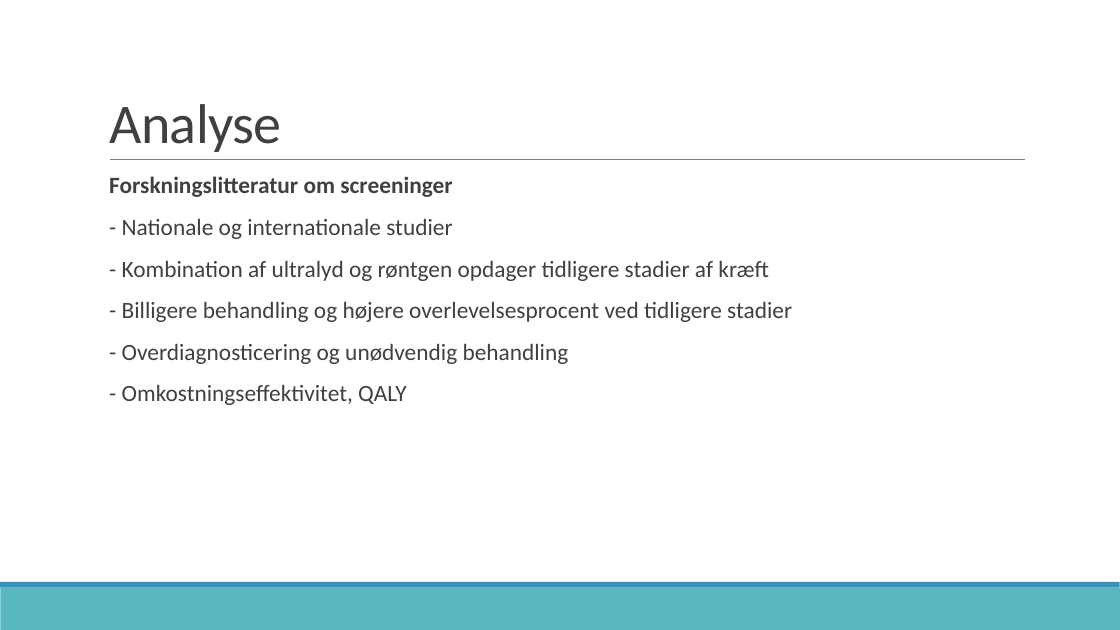
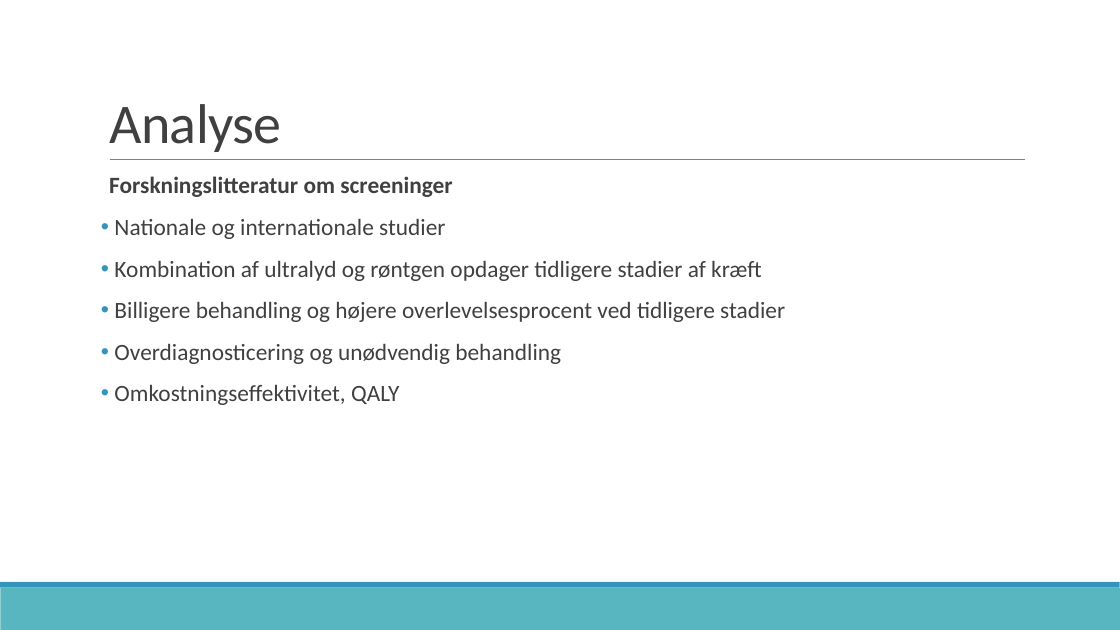
Before and after one commit to zeroregard/Automatic-Sonography, a slide deck: slide 8 of Præsentation_Eksamen.pptx. Drawn at 1120x630 pixels with LibreOffice and Linux fonts; fonts in the diff are those of the drawing. Boxes give left, top, right and bottom in pixels: in the first picture for what was removed or moved away, otherwise in the second. Text is boxed around its words. In the diff, an @@ line names an element or a change of style, - is before the commit and + after.

```diff
--- a/Præsentation_Eksamen.pptx
+++ b/Præsentation_Eksamen.pptx
@@ text at [114, 219, 785, 405]: text changed @@
-  - Nationale og internationale studier
-  - Kombination af ultralyd og røntgen opdager tidligere stadier af kræft
-  - Billigere behandling og højere overlevelsesprocent ved tidligere stadier
-  - Overdiagnosticering og unødvendig behandling
-  - Omkostningseffektivitet, QALY
+• Nationale og internationale studier
+• Kombination af ultralyd og røntgen opdager tidligere stadier af kræft
+• Billigere behandling og højere overlevelsesprocent ved tidligere stadier
+• Overdiagnosticering og unødvendig behandling
+• Omkostningseffektivitet, QALY
```
Also in this commit, not shown: 6 other slides changed.
